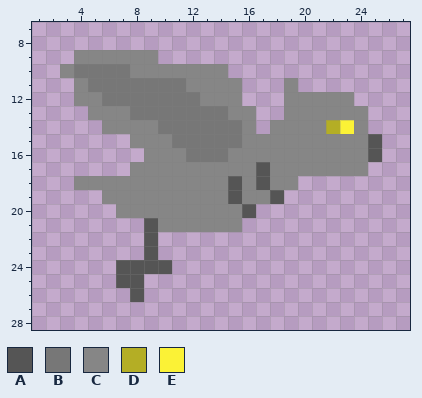
Pixel-art sprite, stored at docs/assets/sprites/owl-up.png. That is the earlier state.
Shown: x 1..27, y 7..28.
Palette (. is transparent): A #555555  B #777777  C #868686  D #b4ae25  E #fbf236
Pixels before, first column x 3:
 9 .CCCCCC................
10 CBBBBCCCCCCC...........
11 .CBBBBBBBCCCC...C......
12 .CCBBBBBBBCCC...CCCCC..
13 ..CCCBBBBBBBCC..CCCCCC.
14 ...CCCCBBBBBBC.CCCCDEC.
15 .....CCCBBBBBCCCCCCCCCA
16 ......CCCBBBCCCCCCCCCCA
17 .....CCCCCCCCCACCCCCCC.
18 .CCCCCCCCCCCACACC......
19 ...CCCCCCCCCACCA.......
20 ....CCCCCCCCCA.........
21 ......ACCCCCC..........
22 ......A................
23 ......A................
24 ....AAAA...............
25 ....AA.................
26 .....A.................
New version:
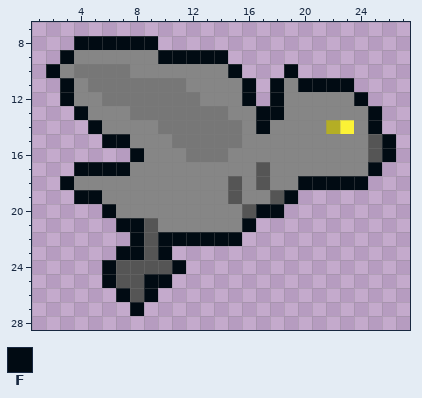
Colours new in this view: F #010b13
Changes in this commit:
file 32x32 -> 64x64 pixels (blocks of 1x1 -> 2x2; one block is one cell here)
y 8: x 4..9 ...... -> FFFFFF
y 9: x 3 . -> F; x 10..14 ..... -> FFFFF
y 10: x 2 . -> F; x 15 . -> F; x 19 . -> F
y 11: x 3 . -> F; x 16 . -> F; x 18 . -> F; x 20..23 .... -> FFFF
y 12: x 3 . -> F; x 16 . -> F; x 18 . -> F; x 24 . -> F
y 13: x 4 . -> F; x 17..18 .. -> FF; x 25 . -> F
y 14: x 5 . -> F; x 17 . -> F; x 25 . -> F
y 15: x 6..7 .. -> FF; x 26 . -> F
y 16: x 8 . -> F; x 26 . -> F
y 17: x 4..7 .... -> FFFF; x 25 . -> F
y 18: x 3 . -> F; x 20..24 ..... -> FFFFF
y 19: x 4..5 .. -> FF; x 19 . -> F
y 20: x 6 . -> F; x 17..18 .. -> FF
y 21: x 7..8 .. -> FF; x 16 . -> F
y 22: x 8 . -> F; x 10..15 ...... -> FFFFFF
y 23: x 7..8 .. -> FF; x 10 . -> F
y 24: x 6 . -> F; x 11 . -> F
y 25: x 6 . -> F; x 9..10 .. -> FF
y 26: x 7 . -> F; x 9 . -> F
y 27: x 8 . -> F
Pixel boxes of the changes (left, top, right, bottom) in both pictures:
added: (46, 36, 396, 316)
